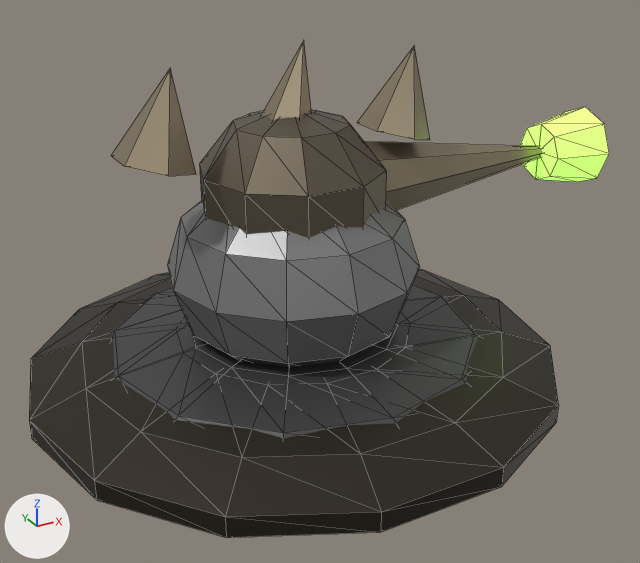
A saved change to the glTF model godot/assets/models/bl_thorn.glb.
Both versions are drawn from a 50 mm lens placed at (-18.8, -37.0, 24.4), pointed at (1.2, -0.7, 6.2). The axes (+X, +Y, +Z) are drawn at lower left. The lights are the same throughout. The first picture is the older version. Mesh edges are drawn as thin lines. Vertices at exactly the same position are counted once.

In view in the first picture: 'body', 'turret'.
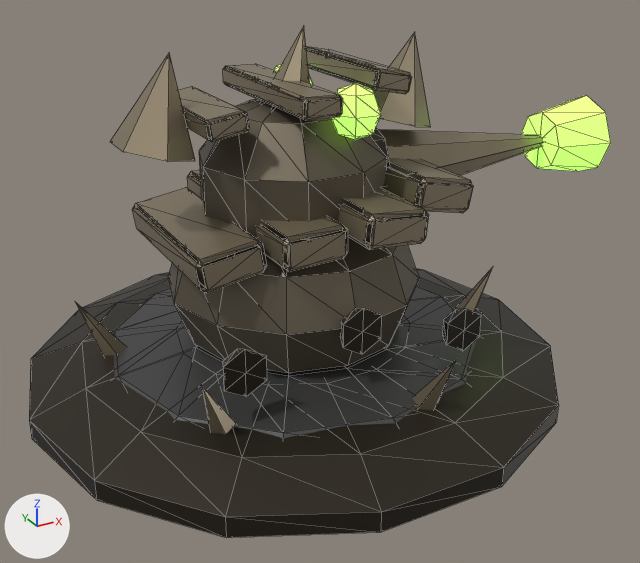
What differs and where, as boxes (x1, y1, x2, y2) in the pictures (640 x 563 px; the box of a moved part takes in the faces that stretch with it):
'body', reshaped (13% taller)
    before: (29, 201, 558, 538)
    after: (29, 158, 558, 538)
'turret', reshaped, moved
    before: (111, 41, 609, 238)
    after: (110, 26, 611, 244)
part 1 of me_bodymesh, added
    after: (223, 349, 267, 397)
part 2 of me_bodymesh, added
    after: (442, 309, 481, 351)
part 3 of me_bodymesh, moved or reshaped
    before: (167, 201, 420, 367)
    after: (168, 219, 419, 374)
part 4 of me_bodymesh, added
    after: (75, 158, 473, 434)
part 5 of me_bodymesh, added (brown)
    after: (454, 267, 493, 312)
part 6 of me_turretmesh, added (green)
    after: (332, 83, 381, 140)
part 7 of me_turretmesh, added (mostly hidden)
    after: (274, 64, 313, 85)
part 8 of me_turretmesh, added (brown)
    after: (306, 46, 411, 94)
part 9 of me_turretmesh, added (brown)
    after: (223, 64, 343, 120)
part 10 of me_turretmesh, added (brown)
    after: (178, 86, 249, 142)
part 11 of me_turretmesh, added (mostly hidden)
    after: (370, 128, 390, 187)

The change, as a list of edits to the scene's bpy script:
```text
Change me_bodymesh:
    used by ob_body; location = (0.0, 0.0, 0.0)
    remove me_bodymesh.from_pydata(...)  # 261 vertices, 408 faces; spans x -13.7..13.7, y -13.4..13.4, z -0.7..12.2
    add me_bodymesh.from_pydata(...)  # 467 vertices, 760 faces; spans x -13.7..13.7, y -13.4..13.4, z -0.7..12.8
    me_bodymesh part 1: a new loose piece, a 6-sided cut cone along y (radius 1.15 at the low end, 0.81 at the high end) spanning x -6.76..-4.76, y -6.78..-6.02, z 4.61..6.91, in mat_chitindark (brown #3a342b)
    me_bodymesh part 2: a new loose piece, a 6-sided cut cone along y (radius 1.15 at the low end, 0.81 at the high end) spanning x 4.76..6.76, y -6.78..-6.02, z 3.84..6.15, in mat_chitindark (brown #3a342b)
    me_bodymesh part 3: the loose piece of 78 vertices spanning x -6.4..6.4, y -6.4..6.4, z 1.9..12.2 is scaled about its middle by (1, 1, 0.938), then moved by (0.0, 0.0, -0.6), in mat_chitin (brown #6d6455)
    me_bodymesh part 4: 157 vertices added at x -10.3..6.8, y -10.6..7.0, z 1.1..12.8
    me_bodymesh part 5: 7 vertices added at x 7.2..10.3, y -3.5..-1.7, z 1.1..6.1
    other edits to the shape of me_bodymesh do not show in these pictures
    add me_bodymesh.materials.append(mat_chitin)  # brown #6d6455
    add me_bodymesh.materials.append(mat_chitinlight)  # brown #9c8f78
Change me_turretmesh:
    used by ob_turret; location = (0.0, 0.0, 10.88)
    remove me_turretmesh.from_pydata(...)  # 110 vertices, 164 faces; spans x -8.5..18.9, y -4.3..4.3, z -4.3..7.3
    add me_turretmesh.from_pydata(...)  # 242 vertices, 400 faces; spans x -8.5..18.9, y -4.4..4.4, z -4.3..7.3
    me_turretmesh part 6: a new loose piece, a UV sphere (6 segments, 4 rings, poles along z) spanning x 0.3..2.9, y -4.3..-2.1, z 2.6..5.1, in mat_bile (green #b6ff6a, glowing green #b6ff6a)
    me_turretmesh part 7: a new loose piece, a UV sphere (6 segments, 4 rings, poles along z) spanning x 0.3..2.9, y 2.1..4.3, z 2.6..5.1, in mat_bile (green #b6ff6a, glowing green #b6ff6a)
    me_turretmesh part 8: a new loose piece of 24 vertices spanning x 2.2..4.2, y -3.9..3.9, z 4.5..5.8, in mat_chitinlight (brown #9c8f78)
    me_turretmesh part 9: a new loose piece of 24 vertices spanning x -1.6..0.3, y -4.4..4.4, z 4.0..5.0, in mat_chitinlight (brown #9c8f78)
    me_turretmesh part 10: a new loose piece of 24 vertices spanning x -5.5..-3.5, y -3.1..3.1, z 3.2..4.4, in mat_chitinlight (brown #9c8f78)
    me_turretmesh part 11: a new loose piece of 20 vertices spanning x 2.4..4.0, y -2.9..2.9, z -2.9..2.9, in mat_chitindark (brown #3a342b)
    add me_turretmesh.materials.append(mat_chitindark)  # brown #3a342b
Change ob_turret:
    ob_turret.location: (0.0, 0.0, 10.88) -> (0.0, 0.0, 11.52)
```
